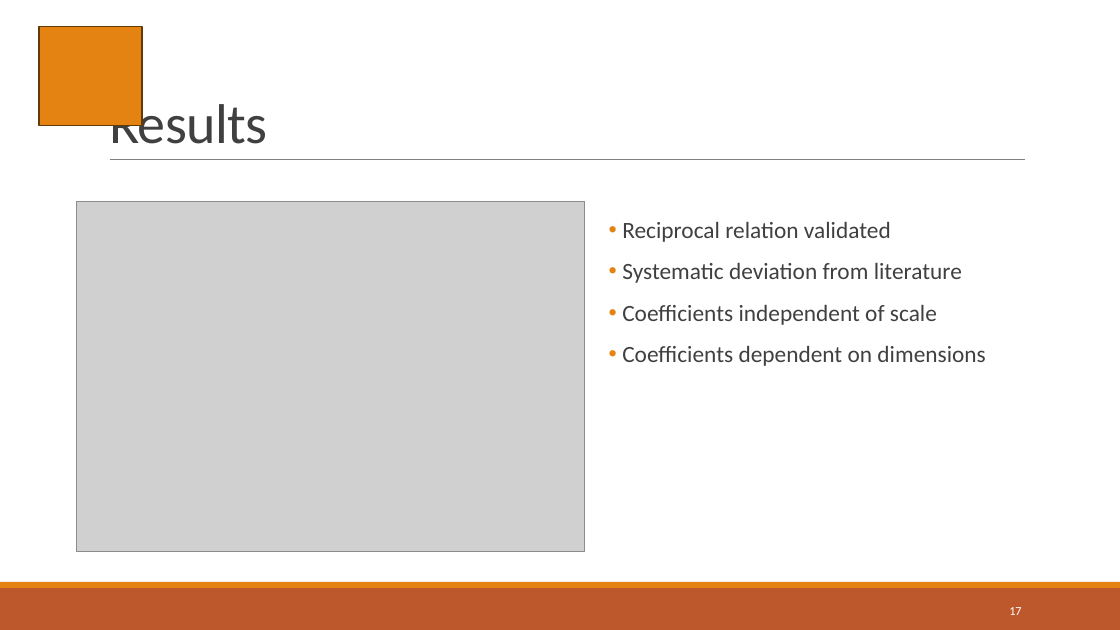
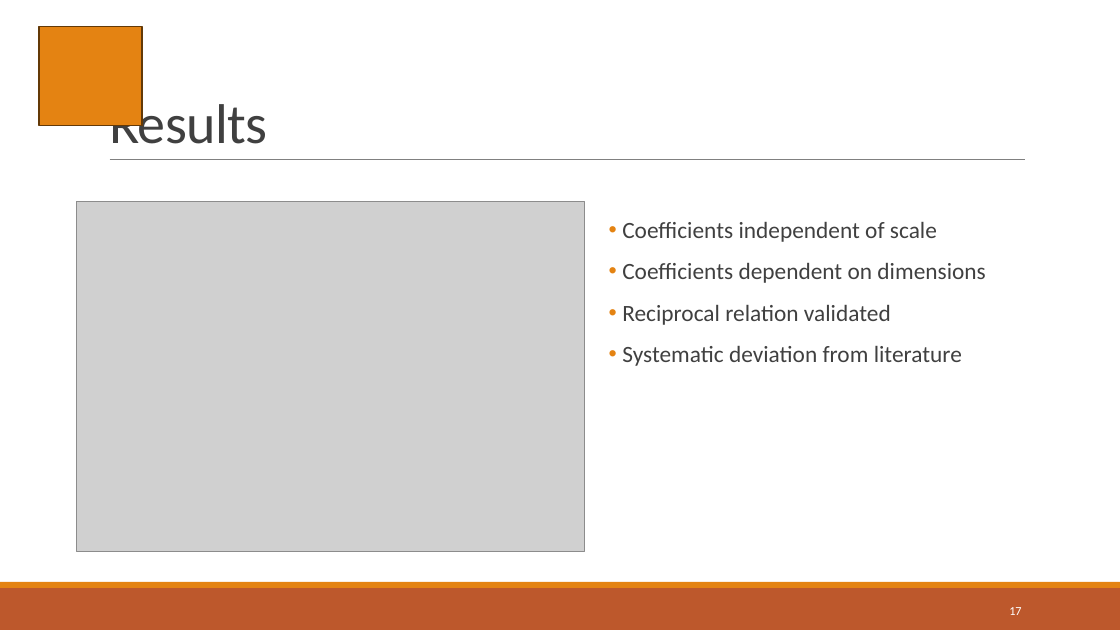
Before and after one commit to mallereusement/CP_sandpile, a slide deck: slide 17 of presentation/sandpile_presentation.pptx. Drawn at 1120x630 pixels with LibreOffice and Linux fonts; fonts in the diff are those of the drawing; grey boxes stand for pictures. Boxes give left, top, right and bottom in pixels: in the first picture for what was removed or moved away, otherwise in the second. Text is boxed around its words. In the diff, an @@ line names an element or a change of style, - is before the commit and + after.

```diff
--- a/presentation/sandpile_presentation.pptx
+++ b/presentation/sandpile_presentation.pptx
@@ text at (x1=622, y1=222, x2=985, y2=283): paragraphs added @@
+• Coefficients independent of scale
+• Coefficients dependent on dimensions
@@ text at (x1=622, y1=305, x2=985, y2=366): paragraphs removed @@
-• Coefficients independent of scale
-• Coefficients dependent on dimensions
```
Also in this commit, not shown: 6 other slides changed, 1 slide added, 1 slide removed, 23 other files.
